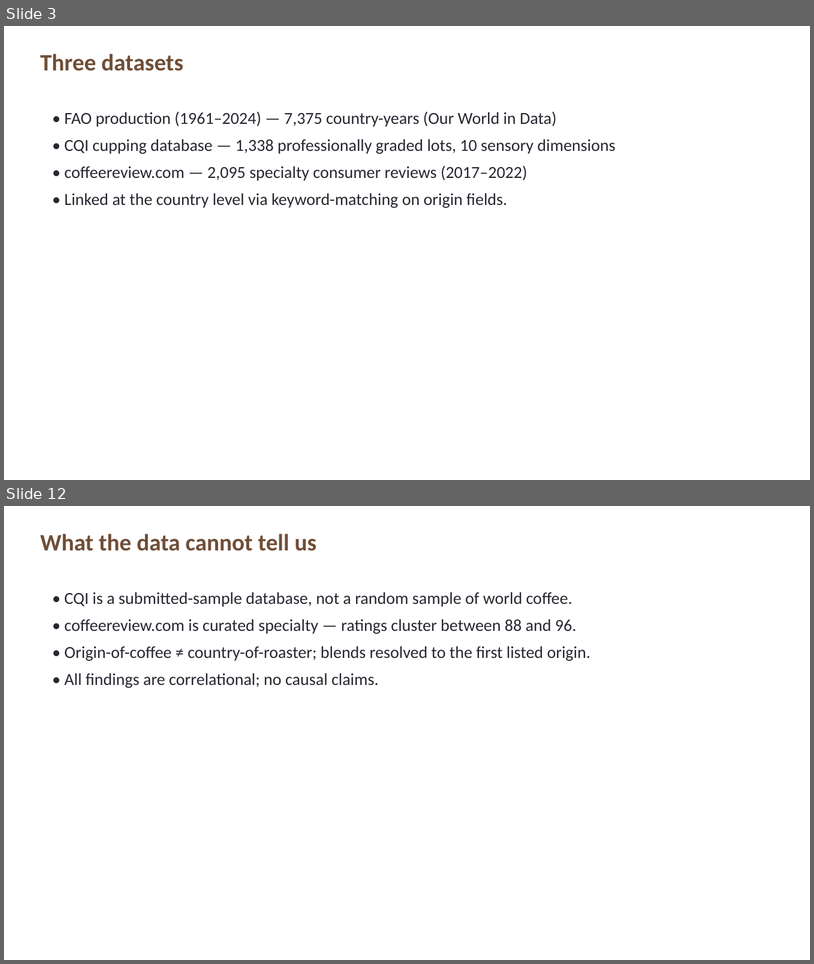
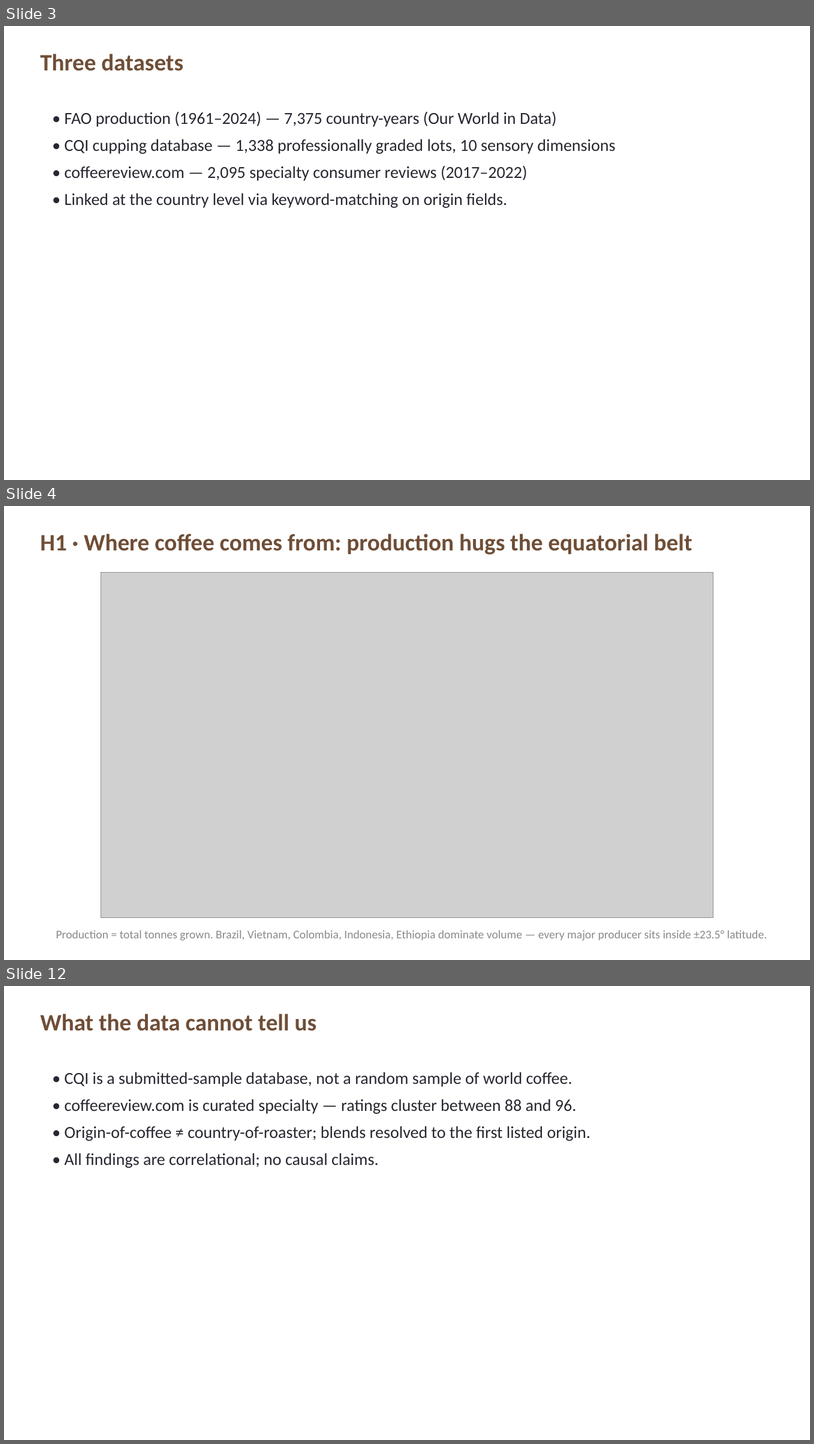
Before and after one commit to jsluo413/coffee-bean, a slide deck: docs/presentation.pptx. Shown one above the other, each under a label of ours: slides 3 and 12 before the commit, slides 3, 4 and 12 after it; the slides between them are not shown. The pictures are 814x964 and 814x1444 pixels, drawn with LibreOffice and Linux fonts; fonts in the diff are those of the drawing; grey boxes stand for pictures. Boxes give left, top, right and bottom in pixels: in the first picture for what was removed or moved away, otherwise in the second. Text is boxed around its words. In the diff, an @@ line names an element or a change of style, - is before the commit and + after.

```diff
--- a/docs/presentation.pptx
+++ b/docs/presentation.pptx
@@ slide 4 added at bbox=[4, 506, 810, 960], background #FFFFFF @@
@@ text added at bbox=[40, 534, 693, 555], 28 pt, text #6F4E37, bold @@
+H1 · Where coffee comes from: production hugs the equatorial belt
@@ picture added at bbox=[101, 573, 714, 918] @@
@@ text added at bbox=[56, 930, 768, 940], 14 pt, text #8A8A8A @@
+Production = total tonnes grown. Brazil, Vietnam, Colombia, Indonesia, Ethiopia dominate volume — every major producer sits inside ±23.5° latitude.
```
Also in this commit, not shown: 8 slides changed, 1 slide removed, 6 other files.
